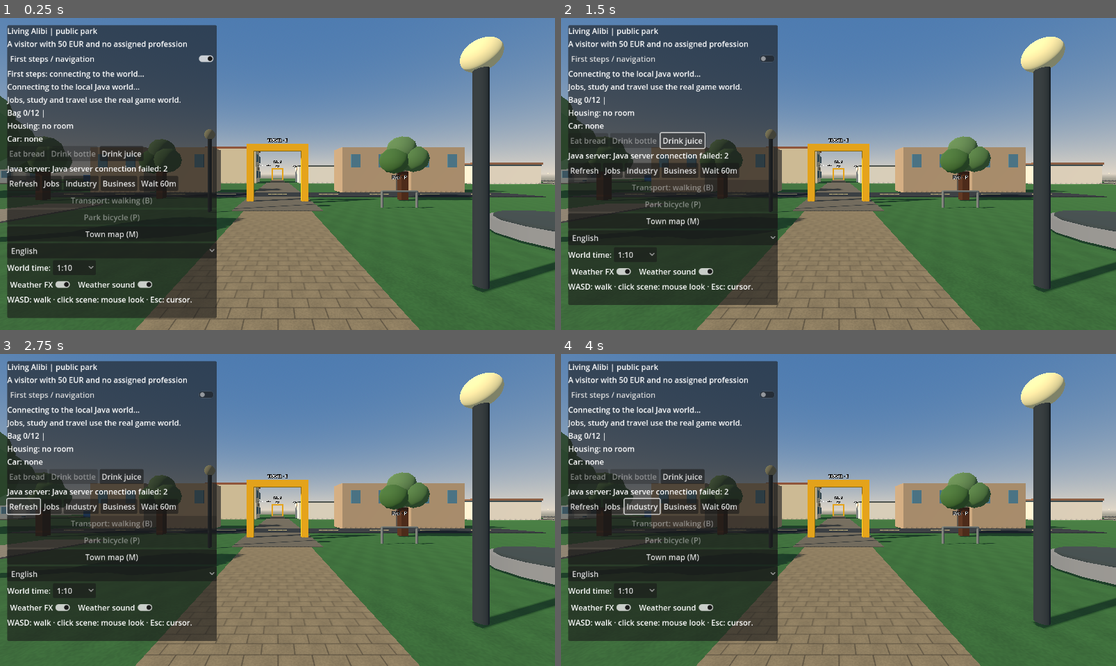
Above: before the commit, frames 1-4 (two rows, left to right).
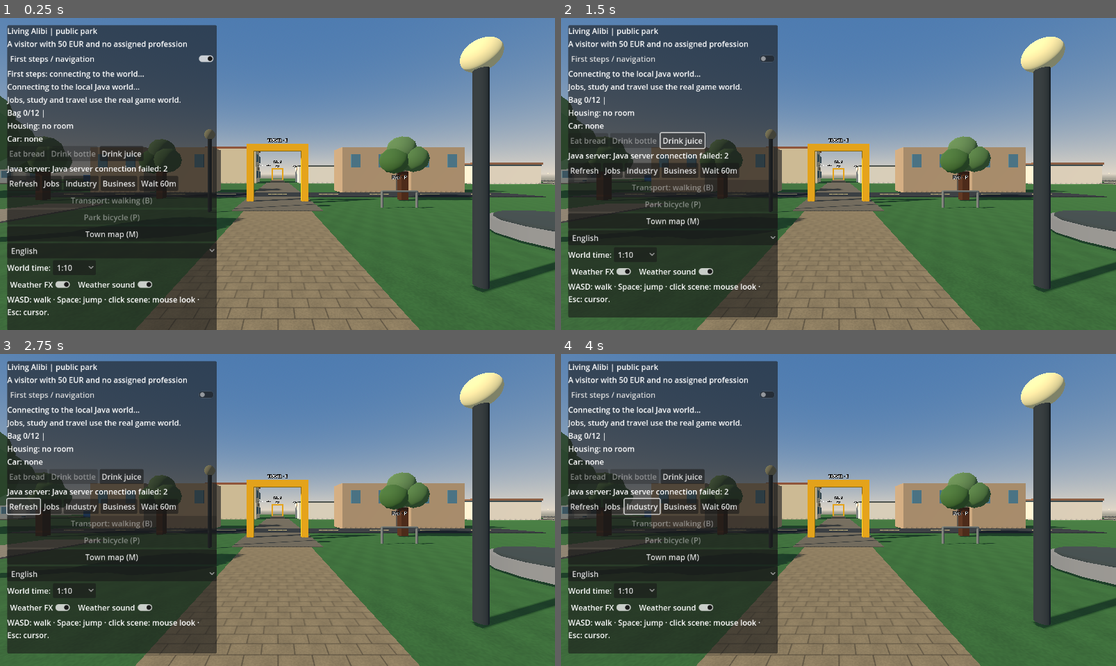
Above: after the commit, the same moments.

Repository: holovin777/living-alibi
Game: Godot game, scene res://scenes/park.tscn
Same seed, same stepped clock (60 frames per second), same inputs: the game is played once before the commit and once after it.
Inputs:
- Up to frame 1 (0.25 s): no input
- Up to frame 2 (1.5 s): click "First steps / navigation" at 0.5 s; click "Drink juice" at 1.25 s
- Up to frame 3 (2.75 s): click "Refresh" at 2 s
- Up to frame 4 (4 s): click "Jobs" at 2.75 s; click "Industry" at 3.5 s

The runs differ from the first frame. In frame 1, 1.8% of the frame differs, in the area x 1-40%, y 89-100%; in frame 2, 1.9%, in the area x 1-40%, y 85-96%; in frame 3, 1.9%; in frame 4, 1.9%.

Commit message:
Add first-person ballistic jump without bypassing planar collisions

Diff:
--- a/godot/scripts/ParkDemo.gd
+++ b/godot/scripts/ParkDemo.gd
@@ -26,6 +26,8 @@
 const TownLayout = preload("res://scripts/TownMap.gd")
 const MOUSE_SENSITIVITY := 0.0025
 const EYE_HEIGHT := 1.65
+const JUMP_GRAVITY := 9.8
+const JUMP_SPEED := 4.0
 const GARDEN_CENTER := Vector3(11,0,11)
 const COOP_CENTER := Vector3(-10,0,-10)
 const ORCHARD_CENTER := Vector3(7.5,0,-9.5)
@@ -87,6 +89,9 @@
 # Local presentation only: true movement between districts is Java-authorized.
 var _view_yaw := 0.0
 var _view_pitch := 0.0
+# Vertical presentation is separate from the existing planar collision anchor.
+var _jump_elapsed := -1.0
+var _jump_height := 0.0
 
 var _avatar: Node3D
 var _camera: Camera3D
@@ -187,6 +192,7 @@
 
 func _process(delta: float) -> void:
     if _drive_active():
+        _reset_jump()
         if not _drive_parked:
             _process_driving(delta)
         else:
@@ -215,8 +221,9 @@
         if _movement_speed() == CYCLE_SPEED:
             _bike_wheel_angle += before.distance_to(_avatar.position)/0.35
         _follow_player()
-        if _can_walk_roads():
+        if _can_walk_roads() and _jump_elapsed < 0.0:
             _try_road_crossing(relative_motion)
+    _advance_jump(delta)
 
     if _apartment_active:
         _update_first_steps()
@@ -286,7 +293,7 @@
     elif not _nearest_resident().is_empty():
         _hint.text = "T: talk to nearby resident · Esc: cursor."
     else:
-        _hint.text = "WASD: walk · click scene: mouse look · Esc: cursor."
+        _hint.text = tr("WASD: walk · Space: jump · click scene: mouse look · Esc: cursor.")
 
 func _unhandled_input(event: InputEvent) -> void:
     if event is InputEventMouseMotion and Input.mouse_mode == Input.MOUSE_MODE_CAPTURED:
@@ -303,6 +310,11 @@
             Input.set_mouse_mode(Input.MOUSE_MODE_CAPTURED)
 
 func _unhandled_key_input(event: InputEvent) -> void:
+    if event is InputEventKey and event.pressed and not event.echo and event.keycode == KEY_SPACE:
+        if _can_jump():
+            _jump_elapsed = 0.0
+            get_viewport().set_input_as_handled()
+        return
     if _rebirth_active():
         if event is InputEventKey and event.pressed and not event.echo and _child_can_walk():
             if event.keycode == KEY_E and _apartment_active and not _action_panel.visible:
@@ -456,7 +468,7 @@
             guide=tr("Your job: %s. Travel gate %s (E).") % [str(TownLayout.LABELS.get(site,site)),_guide_direction(GATE_POSITION)]
         else:
             guide=tr("Explore freely: use the blue SERVICES kiosk for local actions.")
-    _guide_label.text=guide+"\n"+(tr("Travel E: %s · Services F: %s · Map M · Talk T") % [_guide_direction(GATE_POSITION),_guide_direction(DEPOT_DESK if _current_place=="LOGISTICS_DEPOT" else KIOSK_POSITION)])
+    _guide_label.text=guide+"\n"+(tr("Travel E: %s · Services F: %s · Map M · Talk T · Space: jump") % [_guide_direction(GATE_POSITION),_guide_direction(DEPOT_DESK if _current_place=="LOGISTICS_DEPOT" else KIOSK_POSITION)])
 
 func _near_gate() -> bool:
     return _avatar.position.distance_to(GATE_POSITION) < INTERACTION_RADIUS
@@ -505,6 +517,7 @@
         if door != null:
             door.visible = not (_owns_house() if district=="SOUTH_RESIDENCES" else bool(_last_snapshot.get("player",{}).get("roomActive",false)))
     if _inside_guest_room() and not _has_room_lease():
+        _reset_jump()
         _avatar.position = ROOM_EXIT
         _action_panel.visible = false
         _follow_player()
@@ -616,6 +629,7 @@
     _drive_look = 0.0
     _view_pitch = 0.0
     _view_yaw = atan2(-_drive_direction.x,-_drive_direction.z)
+    _reset_jump()
     _avatar.position = start
     _action_panel.visible = false
     _travel_panel.visible = false
@@ -783,6 +797,30 @@
     if _current_place == "WORKSHOP" and _near_kiosk() and _connected and not _api.is_busy():
         _api.buy_bicycle()
 
+func _can_jump() -> bool:
+    return _jump_elapsed < 0.0 and not _drive_active() and not _cycling() \
+        and (not _rebirth_active() or _child_can_walk()) \
+        and _road_pending.is_empty() and not _home_transition \
+        and Input.mouse_mode == Input.MOUSE_MODE_CAPTURED \
+        and not (_travel_panel.visible or _action_panel.visible or _map_panel.visible or _dialog_panel.visible)
+
+func _reset_jump() -> void:
+    _jump_elapsed = -1.0
+    _jump_height = 0.0
+
+func _advance_jump(delta: float) -> void:
+    if _jump_elapsed < 0.0:
+        return
+    if _cycling() or not _road_pending.is_empty() or _home_transition:
+        _reset_jump()
+    else:
+        _jump_elapsed += maxf(0.0, delta)
+        # Analytic trajectory: the same height at the same elapsed time regardless of FPS.
+        _jump_height = maxf(0.0, JUMP_SPEED * _jump_elapsed - 0.5 * JUMP_GRAVITY * _jump_elapsed * _jump_elapsed)
+        if _jump_elapsed >= 2.0 * JUMP_SPEED / JUMP_GRAVITY:
+            _reset_jump()
+    _follow_player()
+
 func _follow_player() -> void:
     # Fixed first-person presentation in every district and transport mode.
     _avatar.visible = false
@@ -797,7 +835,7 @@
         var eye := EYE_HEIGHT
         if str(_last_snapshot.get("rebirth",{}).get("phase","ADULT")) == "CHILDHOOD":
             eye = lerpf(0.65,EYE_HEIGHT,clampf(float(_last_snapshot.get("rebirth",{}).get("age",0))/18.0,0.0,1.0))
-        _camera.position = _avatar.position + Vector3(0.0,eye,0.0)
+        _camera.position = _avatar.position + Vector3(0.0,eye + _jump_height,0.0)
         _camera.rotation = Vector3(_view_pitch,_view_yaw,0.0)
 
 func _build_world() -> void:
@@ -3097,7 +3135,7 @@
     atmosphere_row.add_child(audio_toggle)
     _hint = Label.new()
     _hint.autowrap_mode=TextServer.AUTOWRAP_WORD_SMART
-    _hint.text = "WASD: walk · click scene: mouse look · Esc: cursor."
+    _hint.text = tr("WASD: walk · Space: jump · click scene: mouse look · Esc: cursor.")
     column.add_child(_hint)
     _jobs = Label.new()
     _jobs.autowrap_mode = TextServer.AUTOWRAP_WORD_SMART
@@ -4892,6 +4930,7 @@
 func _set_apartment(active: bool) -> void:
     if active == _apartment_active:
         return
+    _reset_jump()
     _apartment_active=active
     if active:
         if not is_instance_valid(_apartment):
@@ -4977,6 +5016,7 @@
         _road_blocked = "" if road_arrival else _road_pending
         _road_pending = ""
     if new_place != _current_place:
+        _reset_jump()
         _office_app="work"
         _office_joke_hold=0.0
         _office_joke_wait=8.0
@@ -5011,6 +5051,7 @@
         _apartment.set_room_packages(home.get("furnishings",[]))
     _sync_family_entrance(home)
     if walking_transition and is_instance_valid(_home_entrance) and not road_arrival:
+        _reset_jump()
         _avatar.position=_home_entrance.position
     _sync_guest_room()
     _sync_garden()
